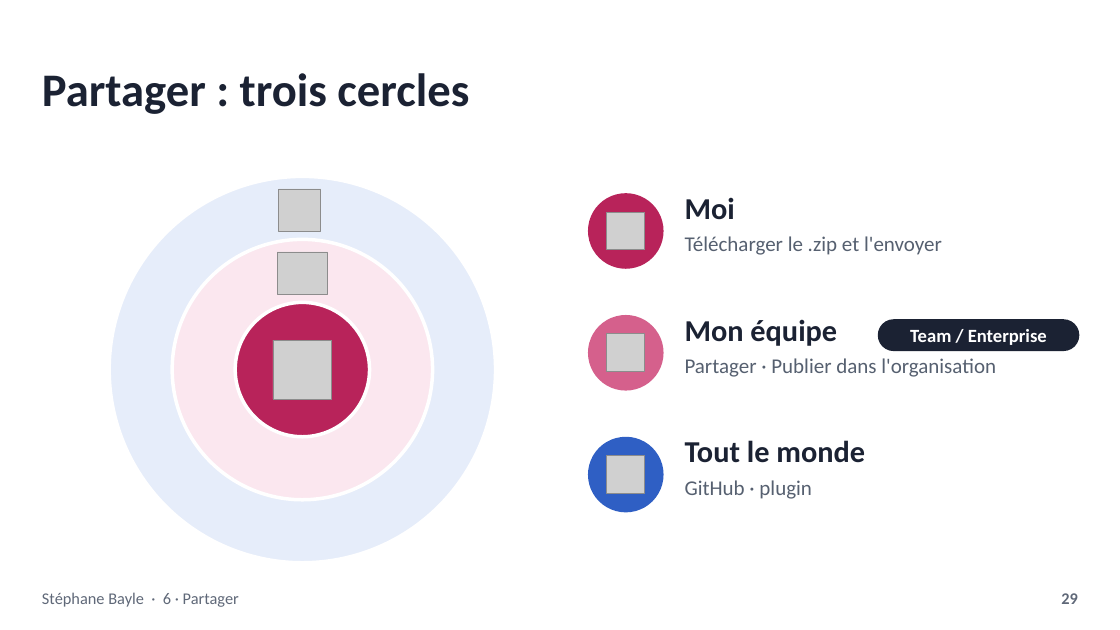
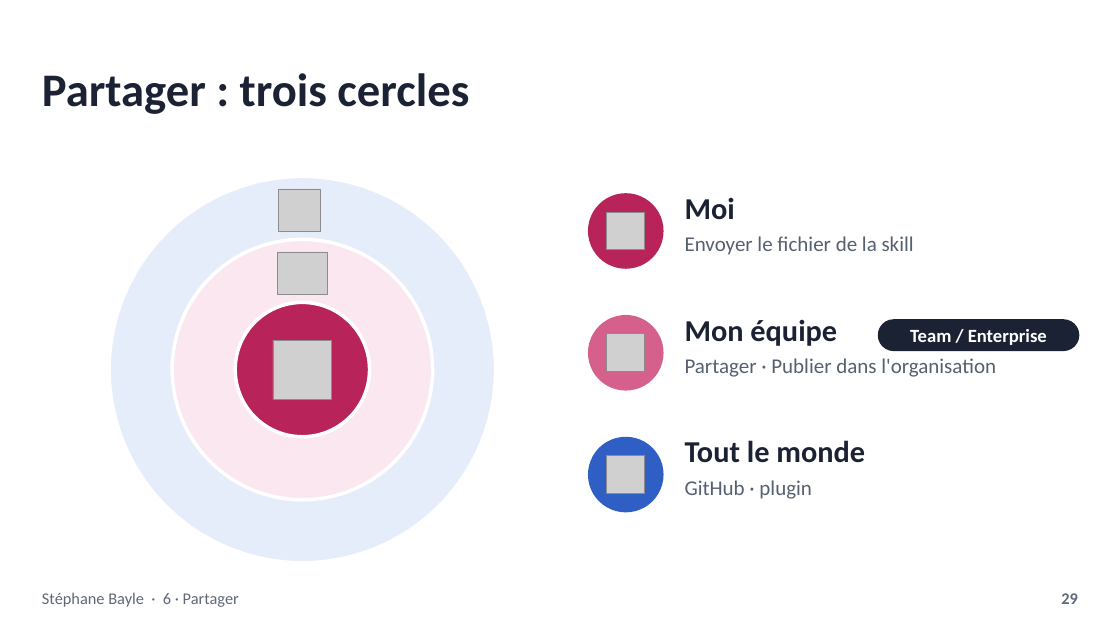
Before and after one commit to StephaneBayle/creer-une-skill-claude, a slide deck: slide 29 of skills-claude-presentation.pptx. Drawn at 1120x630 pixels with LibreOffice and Linux fonts; fonts in the diff are those of the drawing; grey boxes stand for pictures. Boxes give left, top, right and bottom in pixels: in the first picture for what was removed or moved away, otherwise in the second. Text is boxed around its words. In the diff, an @@ line names an element or a change of style, - is before the commit and + after.

```diff
--- a/skills-claude-presentation.pptx
+++ b/skills-claude-presentation.pptx
@@ text at (x1=685, y1=236, x2=914, y2=255): text changed @@
-Télécharger le .zip et l'envoyer
+Envoyer le fichier de la skill
```
Also in this commit, not shown: 3 other slides changed, 6 other files.
